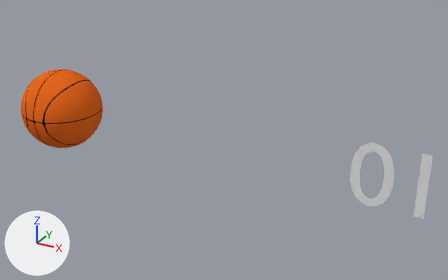
A saved change to the Blender file vanilla ball bounce.blend.
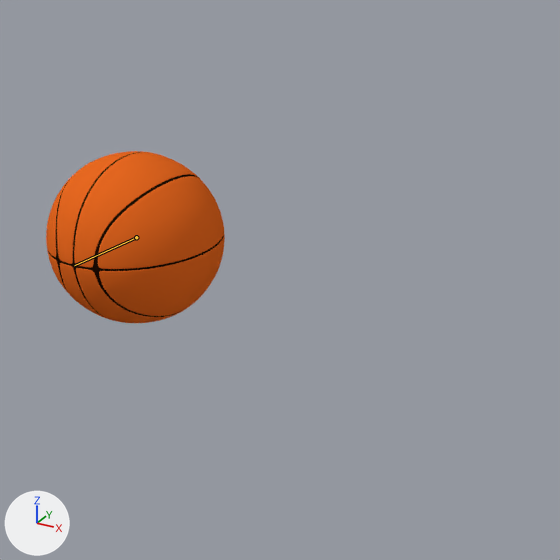
Old and new are each drawn from a camera (50 mm lens) standing at (5.42, -5.55, 8.7) and looking at (1.9, 0.84, 5.5) and again close up on the part from 0% to 57% of the width and 0% to 91% of the height. The axes (+X, +Y, +Z) are drawn at lower left. The lights are the same throughout. Both versions are drawn at frame 29 of the action 'Vanilla Bounce'; the numbers are the values there. The bones that bend it are drawn over the model as lines in the close-ups.

Objects in the first close-up: 'Ball_3_basketball'.
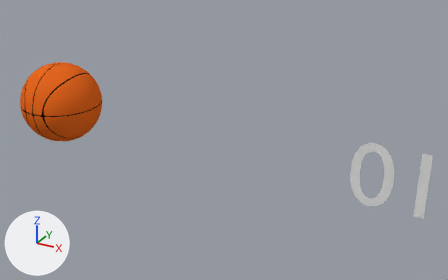
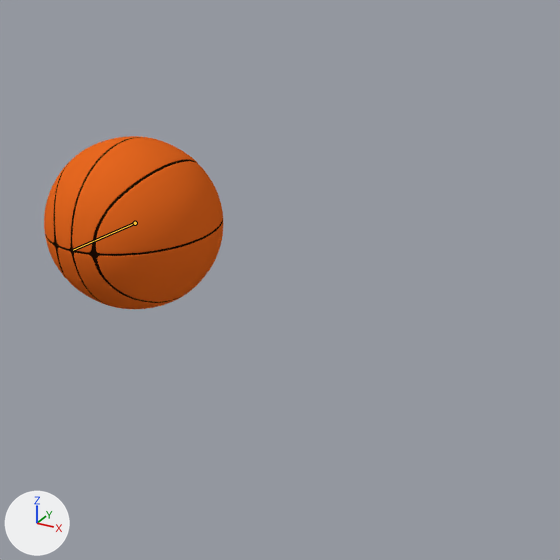
Location of each change, [x1, y1, x2, y2] in pixels of the close-ups (560 x 560 px):
'Ball_3_basketball', posed: before [46, 151, 225, 323]; after [44, 136, 223, 309]

What changed in the scene script:
```text
Change bone_body:
    where bone_body = bpy.data.objects['MultiBall_rig'].pose.bones['Body']  # child of 'Root'
    bone_body.location: (0.0, 0.0, 5.358) -> (0.0, 0.0, 5.448)
```
